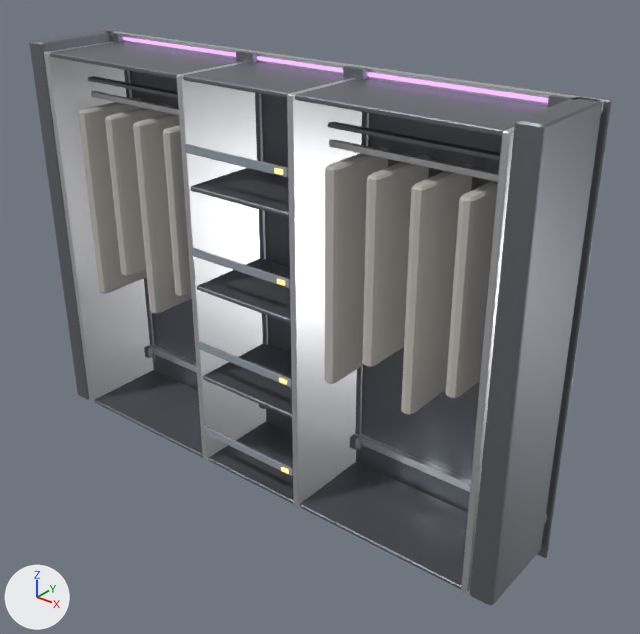
What one commit did to the glTF model godot/assets/models/wardrobe_openbays_rails.glb.
Rendered twice from a 50 mm lens placed at (2.48, -2.77, 2.76), pointed at (0.19, 0.09, 0.98). Lighting does not change. The marker at lower left points along +X, +Y and +Z. The older version comes first.

The older version as bpy lines, for what is in view:
```python
me_garments = bpy.data.meshes.new('Garments')
me_garments.from_pydata(...)  # 336 vertices, 640 faces; spans x -1.08..1.08, y -0.19..0.19, z 0.85..1.8
me_garments.materials.append(mat_fabricwarmgrey)  # light grey #c4bfba
me_shelves_2 = bpy.data.meshes.new('Shelves_2')
me_shelves_2.from_pydata(...)  # 170 vertices, 320 faces; spans x -0.28..0.28, y -0.22..0.22, z 0.15..2.06
me_shelves_2.materials.append(mat_gunmetal)  # grey #868990
me_straps_2 = bpy.data.meshes.new('Straps_2')
me_straps_2.from_pydata(...)  # 40 vertices, 64 faces; spans x -0.285..0.285, y -0.23..-0.218, z 0.32..1.773
me_straps_2.materials.append(mat_fabricslate)  # grey #949ba6
ob_garments = bpy.data.objects.new('Garments', me_garments)
ob_garments.location = (0.0, 0.0, 0.0)
ob_shelves_2 = bpy.data.objects.new('Shelves_2', me_shelves_2)
ob_shelves_2.location = (0.0, 0.0, 0.0)
ob_straps_2 = bpy.data.objects.new('Straps_2', me_straps_2)
ob_straps_2.location = (0.0, 0.0, 0.0)
# also in view: 'Brackets' at (0.0, 0.22, 1.14); 'Accent_Strip' at (0.0, 0.2, 2.08); 'Wall_Rail' at (0.0, 0.22, 1.2); 'Shelves_1' at (-0.75, 0.0, 1.11); 'End_Panels' at (0.0, 0.0, 1.12)
```
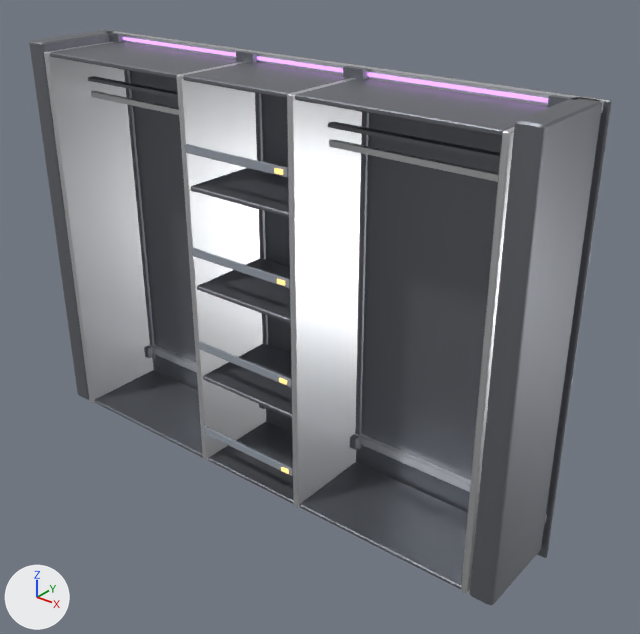
Commit message: Wardrobe final: remove garments (clothes designed later)

Boxes [x1, y1, x2, y2] around the edits, measured in the pictures (640 x 634 px):
'Garments', deleted
    before: [78, 98, 498, 415]

Edits to the bpy script that builds the scene:
```text
Remove ob_garments:
    ob_garments = bpy.data.objects.new('Garments', me_garments)
    ob_garments.location = (0.0, 0.0, 0.0)
```
